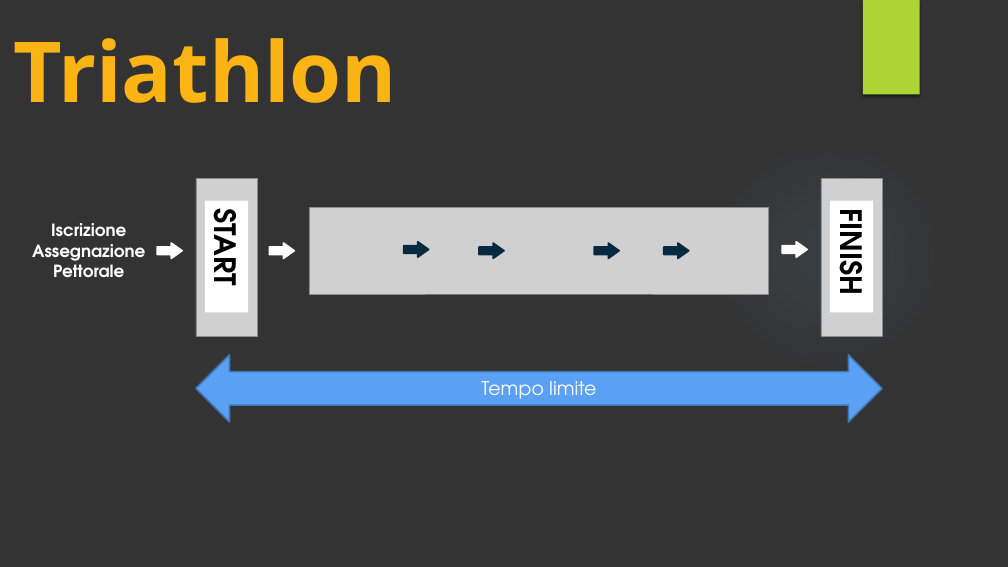
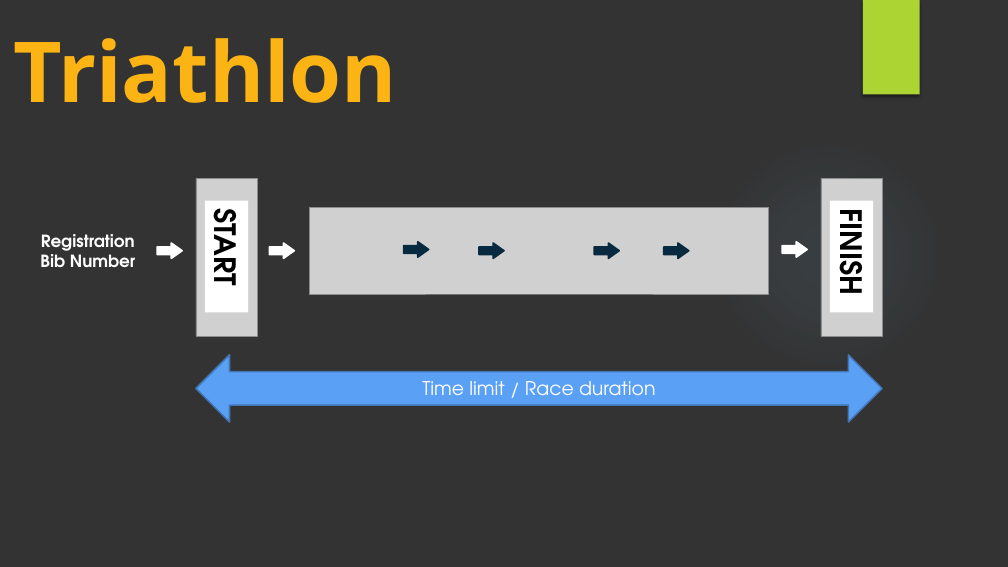
Before and after one commit to fbasco81/triathlon-race-demo, a slide deck: slide 3 of src/Host/presentation/Presentazione.pptx. Drawn at 1008x567 pixels with LibreOffice and Linux fonts; fonts in the diff are those of the drawing; grey boxes stand for pictures; background and template pictures are left out. Boxes give left, top, right and bottom in pixels: in the first picture for what was removed or moved away, otherwise in the second. Text is boxed around its words. In the diff, an @@ line names an element or a change of style, - is before the commit and + after.

```diff
--- a/src/Host/presentation/Presentazione.pptx
+++ b/src/Host/presentation/Presentazione.pptx
@@ text at box(40, 234, 135, 267): text changed @@
-Iscrizione
-Assegnazione Pettorale
+Registration
+Bib Number
@@ text in left right arrow at box(422, 381, 656, 395): text changed @@
-Tempo limite
+Time limit / Race duration
```
Also in this commit, not shown: 2 other slides changed, 2 slides added, 13 slides removed, 1 other file.
